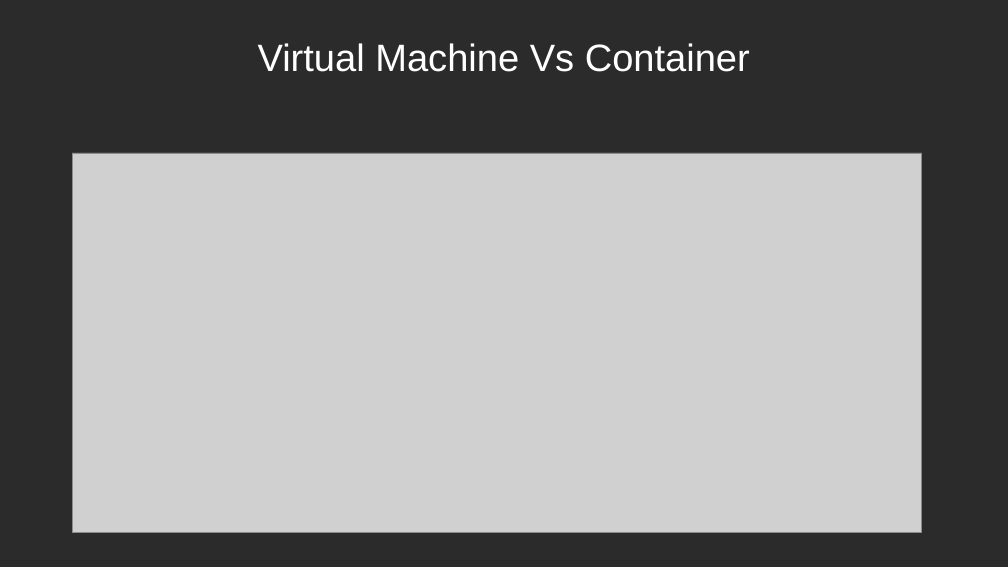
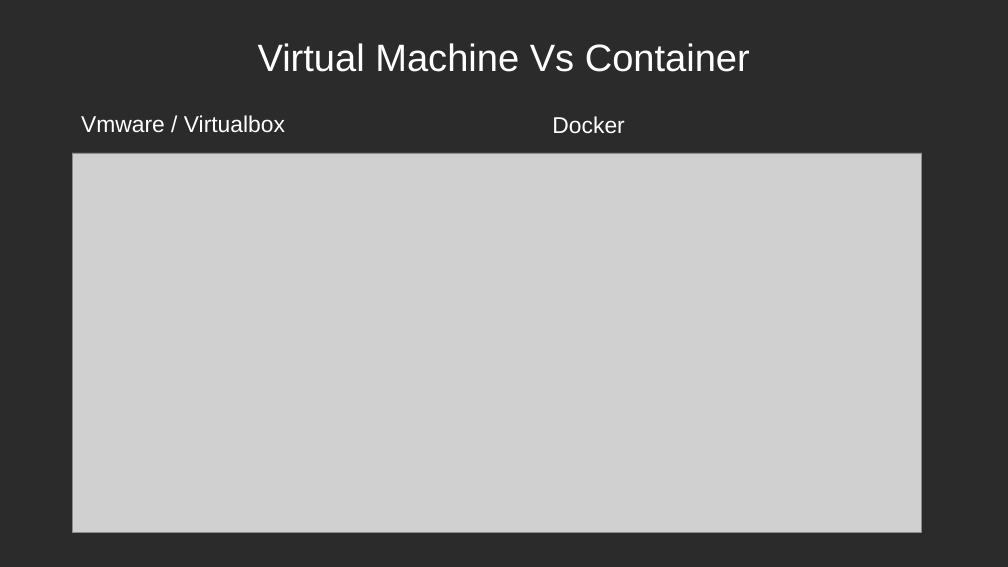
Before and after one commit to samratkapp/docker, a slide deck: slide 5 of PPT.ppt. Drawn at 1008x567 pixels with LibreOffice and Linux fonts; fonts in the diff are those of the drawing; grey boxes stand for pictures; background and template pictures are left out; a plain dark background stands for a picture behind light text. Boxes give left, top, right and bottom in pixels: in the first picture for what was removed or moved away, otherwise in the second. Text is boxed around its words. In the diff, an @@ line names an element or a change of style, - is before the commit and + after.

Commit message:
ppt docker

```diff
--- a/PPT.ppt
+++ b/PPT.ppt
@@ text added at box(81, 115, 285, 133), 18 pt, text #FFFFFF @@
+Vmware / Virtualbox
@@ text added at box(552, 116, 624, 134), 18 pt, text #FFFFFF @@
+Docker
```
Also in this commit, not shown: 6 other slides changed, 5 slides added, 4 slides removed, 2 other files.
